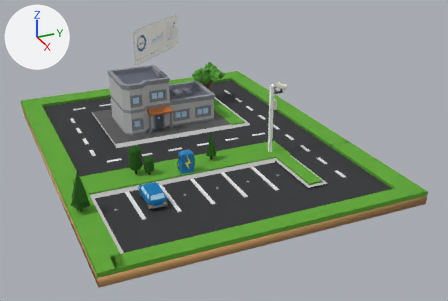
One commit to the glTF model public/models/model-onehouse.glb: the scene before it, then after it.
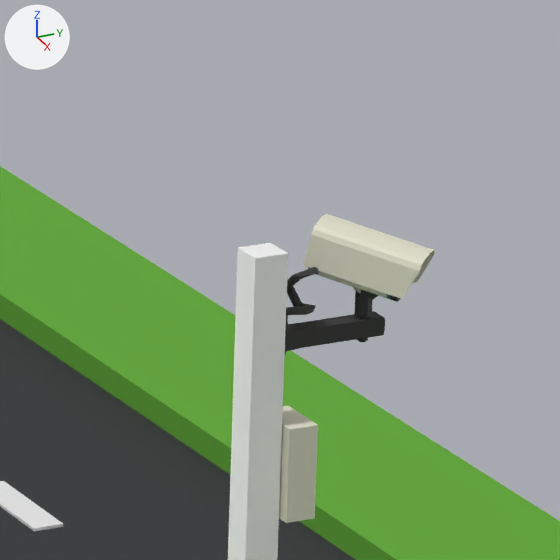
The first picture shows the older version from a 50 mm lens placed at (7.32, -1.82, 3.7), pointed at (-0.07, 1.5, 0.01). The close-ups show the older and then the newer version on the part from 55% to 67% of the width and 21% to 38% of the height of that picture. Only the edits that show in the close-ups are written down. Every picture has the same lights, and +X, +Y and +Z are marked at upper left. Where no turn or scale is listed for an object, it has been applied to the vertices. Vertices at exactly the same position are counted once.

Objects in the first close-up: 'PappCamera', 'PappCamera_body', 'parking', 'roadlines4'.
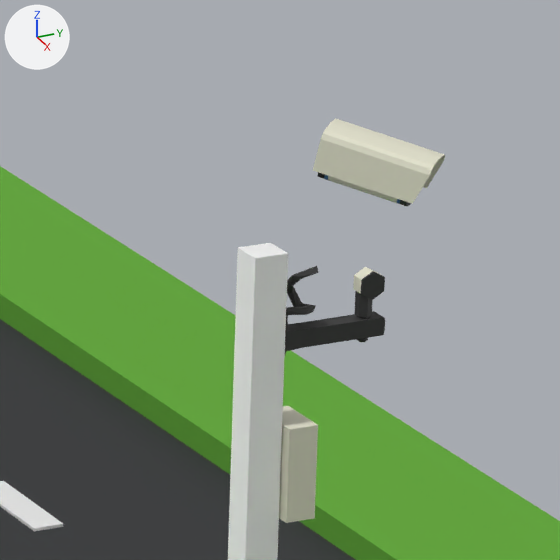
Where the newer file only moved an object's origin or applied its transform, the numbers keep the older frame.

Where the change shows, as pixel boxes [x1, y1, x2, y2] in the close-ups (560 x 560 px):
```json
{"object": "PappCamera_body", "change": "moved", "before": [303, 214, 435, 302], "after": [313, 119, 445, 207]}
```

Scene script edits in JSON lines:
```json
{"block": "me_lamp_004", "where": "# used by ob_pappcamera_body; location = (0.316, 2.174, 1.013)"}
{"op": "remove", "block": "me_lamp_004", "code": "me_lamp_004.from_pydata(...)  # 164 vertices, 320 faces; spans x -0.07..0.081, y -0.07..0.081, z -0.05..0.042"}
{"op": "add", "block": "me_lamp_004", "code": "me_lamp_004.from_pydata(...)  # 164 vertices, 320 faces; spans x -0.07..0.081, y -0.062..0.09, z 0.072..0.163"}
{"block": "me_lamp_004", "change": "me_lamp_004 part 1: the whole mesh is moved by (0.0, 0.009, 0.121)"}
```
